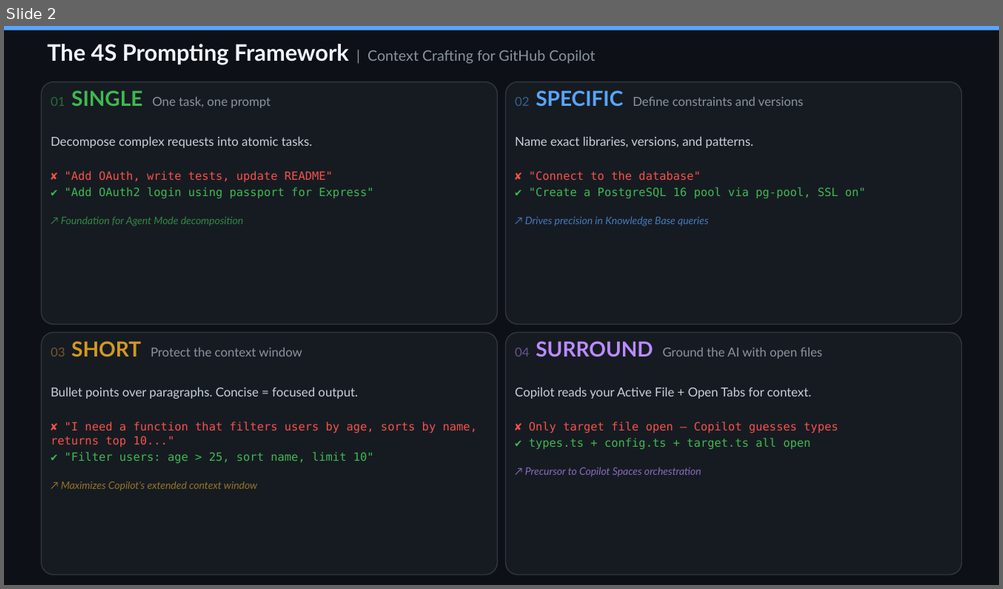
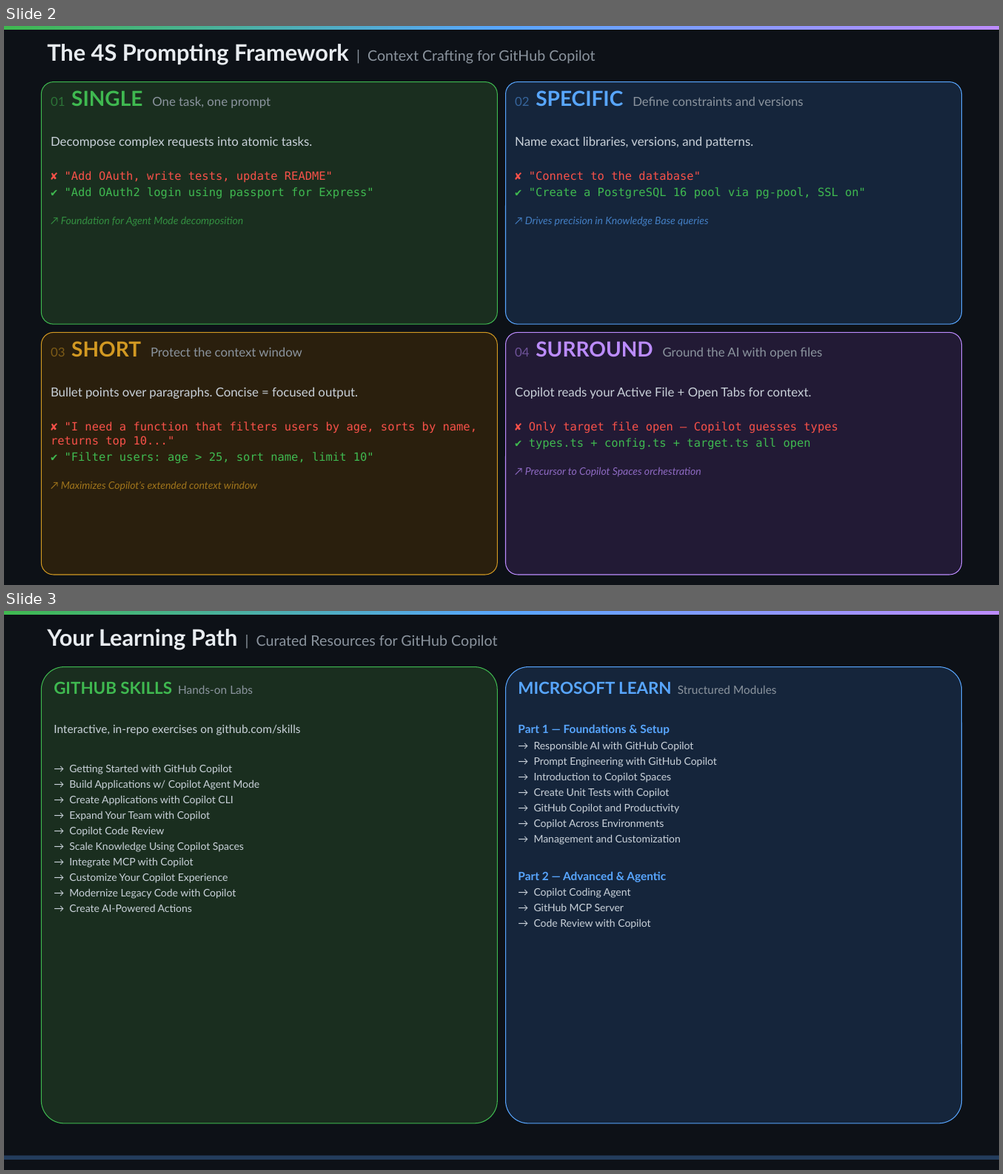
Before and after one commit to SteveHoggNZ/kb, a slide deck: 00-github-copilot-orientationmap.pptx. Shown one above the other, each under a label of ours: slide 2 before the commit, slides 2 and 3 after it. The pictures are 1003x589 and 1003x1174 pixels, drawn with LibreOffice and Linux fonts; fonts in the diff are those of the drawing. Boxes give left, top, right and bottom in pixels: in the first picture for what was removed or moved away, otherwise in the second. Text is boxed around its words. In the diff, an @@ line names an element or a change of style, - is before the commit and + after.

```diff
--- a/00-github-copilot-orientationmap.pptx
+++ b/00-github-copilot-orientationmap.pptx
@@ slide 3 added at (x1=4, y1=611, x2=999, y2=1170), background #0D1117; not listed: 1 template element that a slide beside it also shows @@
@@ text added at (x1=47, y1=629, x2=497, y2=650), 14 pt, text #8B949E @@
+Your Learning Path | Curated Resources for GitHub Copilot
@@ rounded rectangle added at (x1=41, y1=667, x2=497, y2=1124), fill #1A2E1F, outline #3FB950 0.75 pt, 10 pt, text #C9D1D9 @@
+GITHUB SKILLS Hands-on Labs
+Interactive, in-repo exercises on github.com/skills
+→ Getting Started with GitHub Copilot
+→ Build Applications w/ Copilot Agent Mode
+→ Create Applications with Copilot CLI
+→ Expand Your Team with Copilot
+→ Copilot Code Review
+→ Scale Knowledge Using Copilot Spaces
+→ Integrate MCP with Copilot
+→ Customize Your Copilot Experience
+→ Modernize Legacy Code with Copilot
+→ Create AI-Powered Actions
@@ rounded rectangle added at (x1=506, y1=667, x2=962, y2=1124), fill #15253B, outline #58A6FF 0.75 pt, 10 pt, text #C9D1D9 @@
+MICROSOFT LEARN Structured Modules
+Part 1 — Foundations & Setup
+→ Responsible AI with GitHub Copilot
+→ Prompt Engineering with GitHub Copilot
+→ Introduction to Copilot Spaces
+→ Create Unit Tests with Copilot
+→ GitHub Copilot and Productivity
+→ Copilot Across Environments
+→ Management and Customization
+Part 2 — Advanced & Agentic
+→ Copilot Coding Agent
+→ GitHub MCP Server
+→ Code Review with Copilot
@@ rectangle added at (x1=4, y1=1156, x2=999, y2=1161), fill #58A6FF at 30% opacity @@
@@ slide 2 changed as well @@
@@ rectangle at (x1=4, y1=26, x2=999, y2=30): fill #58A6FF to gradient #3FB950 to #58A6FF to #BC8CFF @@
@@ rounded rectangle "01 SINGLE One task, one ..." at (x1=41, y1=82, x2=497, y2=324): fill #161B22 to #1A2E1F; outline #30363D 1 pt to #3FB950 0.75 pt @@
@@ rounded rectangle "02 SPECIFIC Define constraints and ..." at (x1=506, y1=82, x2=962, y2=324): fill #161B22 to #15253B; outline #30363D 1 pt to #58A6FF 0.75 pt @@
@@ rounded rectangle "03 SHORT Protect the context ..." at (x1=41, y1=332, x2=497, y2=575): fill #161B22 to #2A1F0D; outline #30363D 1 pt to #D29922 0.75 pt @@
@@ rounded rectangle "04 SURROUND Ground the AI ..." at (x1=506, y1=332, x2=962, y2=575): fill #161B22 to #221A35; outline #30363D 1 pt to #BC8CFF 0.75 pt @@
```
Also in this commit, not shown: 1 other slide changed, 5 other slides added.
